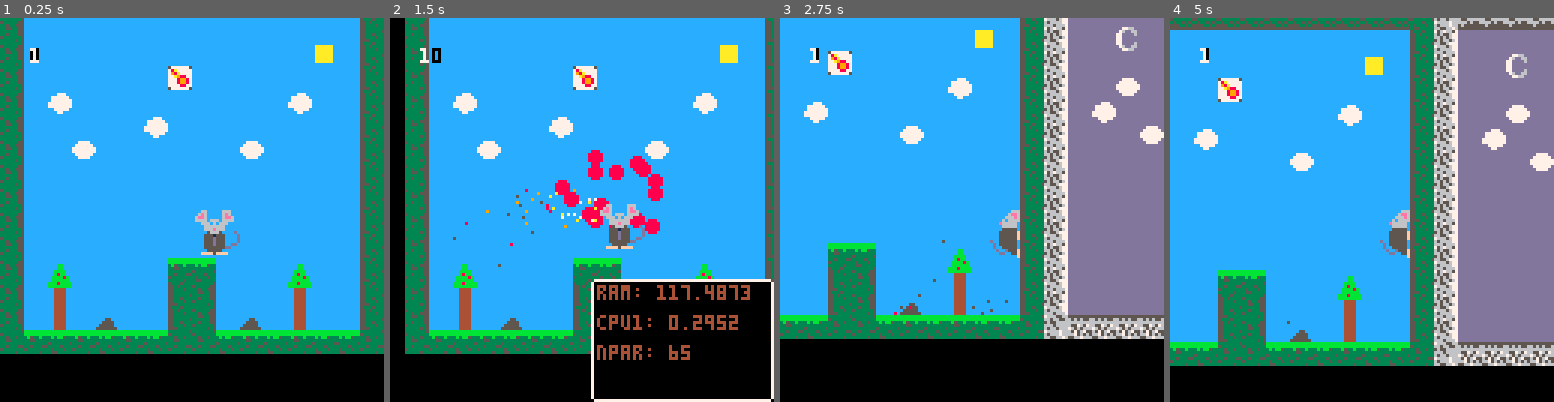
Above: before the commit, frames 1-4 (left to right).
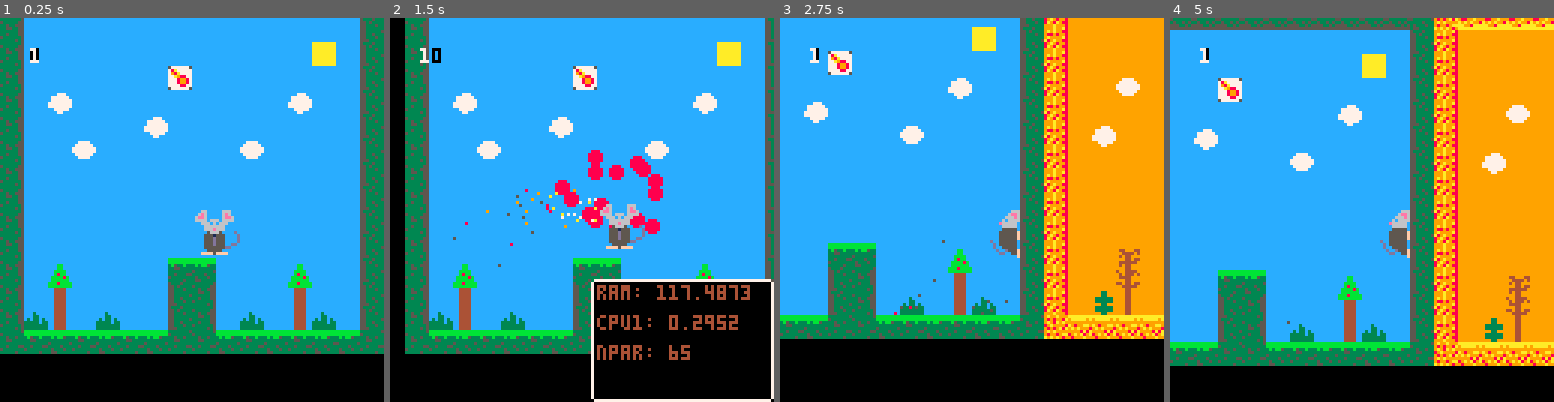
Above: after the commit, the same moments.

Repository: Theo-Fafet/ludum-dare-45
Game: PICO-8 cartridge ludum-dare-45.p8
Same seed, same stepped clock (60 frames per second), same inputs: the game is played once before the commit and once after it.
Inputs:
- Up to frame 1 (0.25 s): no input
- Up to frame 2 (1.5 s): tap X (X key) at 0.33, 1.07 s; tap O (Z key) at 0.7 s
- Up to frame 3 (2.75 s): hold Right 1.6-2.1 s; tap O (Z key) at 1.7, 2.1, 2.5 s; tap X (X key) at 1.85 s; hold Up 2.15-2.42 s; hold Right from 2.47 s (still down)
- Up to frame 4 (5 s): tap O (Z key) every 0.4 s from 2.9 to 4.9 s; tap X (X key) at 2.97, 4.08 s; release Right at 3.03 s; hold Left 3.08-3.58 s; hold Down 3.63-3.97 s; hold Right 4.02-4.68 s; hold Up from 4.73 s (still down)

The runs differ from the first frame. In frame 1, 0.9% of the frame differs, in the area x 6-88%, y 6-82%; in frame 2, 0.5%; in frame 3, 26%; in frame 4, 29%, in the area x 31-100%, y 0-91%.

Commit message:
3eme biome et modif de quelque sprites

Diff:
--- a/ludum-dare-45.p8
+++ b/ludum-dare-45.p8
@@ -758,19 +758,19 @@
 0001000100010001000100010000000000000000000000000000000000000000000100000000000000000000000000000000000000000000000000000000000001010101010000000000000000000000010101010100000000000000000000000000010000000000000000000000000000000000000000000000000000000000
 00000000c9ab017c88d7e9b66cec5a341df4b6a24521ec100000000000000000000000000000000000000000000000000000000000000000000000000000000000000000000000000000000000000000000000000000000000000000000000000000000000000000000000000000000000000000000000000000000000000000
 __map__
-516262626262626262626262626262515a6b6b6b6b6b6b6b6b6b6b6b6b6b6b5a000000000000000000000000000000000000000000000000000000000000000000000000000000000000000000000000000000000000000000000000000000000000000000000000000000000000000000000000000000000000000000000000
-544545454545454545454545454545535d47474747474747474747474747475c000000000000000000000000000000000000000000000000000000000000000000000000000000000000000000000000000000000000000000000000000000000000000000000000000000000000000000000000000000000000000000000000
-544545454545454545454545454645535d47474847474747475847474747475c000000000000000000000000000000000000000000000000000000000000000000000000000000000000000000000000000000000000000000000000000000000000000000000000000000000000000000000000000000000000000000000000
-544545454545456045454545454545535d47474747474747474747474757475c000000000000000000000000000000000000000000000000000000000000000000000000000000000000000000000000000000000000000000000000000000000000000000000000000000000000000000000000000000000000000000000000
-544556454545454545454545564545535d47475747474770474758474747475c000000000000000000000000000000000000000000000000000000000000000000000000000000000000000000000000000000000000000000000000000000000000000000000000000000000000000000000000000000000000000000000000
-544545454545564545454545454545535d47584747474747474747474747475c000000000000000000000000000000000000000000000000000000000000000000000000000000000000000000000000000000000000000000000000000000000000000000000000000000000000000000000000000000000000000000000000
-544545554545454545455545454545535d47474757474758474747474757475c000000000000000000000000000000000000000000000000000000000000000000000000000000000000000000000000000000000000000000000000000000000000000000000000000000000000000000000000000000000000000000000000
-544545454545454545454545454545535d47474747474747474747474747475c000000000000000000000000000000000000000000000000000000000000000000000000000000000000000000000000000000000000000000000000000000000000000000000000000000000000000000000000000000000000000000000000
-544545454545454545454545454545535d47474747474747474747474747475c000000000000000000000000000000000000000000000000000000000000000000000000000000000000000000000000000000000000000000000000000000000000000000000000000000000000000000000000000000000000000000000000
-544545454545454545454545454545535d47474747474747474747474747475c000000000000000000000000000000000000000000000000000000000000000000000000000000000000000000000000000000000000000000000000000000000000000000000000000000000000000000000000000000000000000000000000
-544545454545454545454545454545535d47474747474747474747474747475c000000000000000000000000000000000000000000000000000000000000000000000000000000000000000000000000000000000000000000000000000000000000000000000000000000000000000000000000000000000000000000000000
-544565454545454041454545654545535d47474747474747474747474747475c000000000000000000000000000000000000000000000000000000000000000000000000000000000000000000000000000000000000000000000000000000000000000000000000000000000000000000000000000000000000000000000000
-544575454545455354454545754545535d47474747474747474747474747475c000000000000000000000000000000000000000000000000000000000000000000000000000000000000000000000000000000000000000000000000000000000000000000000000000000000000000000000000000000000000000000000000
-544566457645455354457645664545535d47474747474b494a4747474747475c000000000000000000000000000000000000000000000000000000000000000000000000000000000000000000000000000000000000000000000000000000000000000000000000000000000000000000000000000000000000000000000000
-504041404140415050414042404142505a4b4b4b4b4b5a595a5b5b5b5b5b5b5a000000000000000000000000000000000000000000000000000000000000000000000000000000000000000000000000000000000000000000000000000000000000000000000000000000000000000000000000000000000000000000000000
+51626262626262626262626262626251797b7b7b7b7b7b7b7b7b7b7b7b7b7b7a5a6b6b6b6b6b6b6b6b6b6b6b6b6b6b5a0000000000000000000000000000000000000000000000000000000000000000000000000000000000000000000000000000000000000000000000000000000000000000000000000000000000000000
+544545454545454545454545454545537d61616161616161616161616161617c5d47474747474747474747474747475c0000000000000000000000000000000000000000000000000000000000000000000000000000000000000000000000000000000000000000000000000000000000000000000000000000000000000000
+544545454545454545454545454645537d61616161616161616161616161617c5d47474847474747475847474747475c0000000000000000000000000000000000000000000000000000000000000000000000000000000000000000000000000000000000000000000000000000000000000000000000000000000000000000
+544545454545456045454545454545537d61616161617161617261616171617c5d47474747474747474747474757475c0000000000000000000000000000000000000000000000000000000000000000000000000000000000000000000000000000000000000000000000000000000000000000000000000000000000000000
+544556454545454545454545564545537d61617161616161706161616161617c5d47475747604747474770474747475c0000000000000000000000000000000000000000000000000000000000000000000000000000000000000000000000000000000000000000000000000000000000000000000000000000000000000000
+544545454545564545454545454545537d61616161726161616161716161617c5d47584747474747474747474747475c0000000000000000000000000000000000000000000000000000000000000000000000000000000000000000000000000000000000000000000000000000000000000000000000000000000000000000
+544545554545454545455545454545537d61726161616171616161616172617c5d47474757474758474747474757475c0000000000000000000000000000000000000000000000000000000000000000000000000000000000000000000000000000000000000000000000000000000000000000000000000000000000000000
+544545454545454545454545454545537d61616161616161616161616161617c5d47474747474747474747474747475c0000000000000000000000000000000000000000000000000000000000000000000000000000000000000000000000000000000000000000000000000000000000000000000000000000000000000000
+544545454545454545454545454545537d61616161616161616161614661617c5d47474747474747474747474747475c0000000000000000000000000000000000000000000000000000000000000000000000000000000000000000000000000000000000000000000000000000000000000000000000000000000000000000
+544545454545454545454545454545537d61616161616161616161616161617c5d47474747474747474747474747475c0000000000000000000000000000000000000000000000000000000000000000000000000000000000000000000000000000000000000000000000000000000000000000000000000000000000000000
+544545454545454545454545454545537d61616161616161616161616161617c5d47474747474747474747474747475c0000000000000000000000000000000000000000000000000000000000000000000000000000000000000000000000000000000000000000000000000000000000000000000000000000000000000000
+544565454545454041454545654545537d61616361616161616161616361617c5d47476747474747474747476747475c0000000000000000000000000000000000000000000000000000000000000000000000000000000000000000000000000000000000000000000000000000000000000000000000000000000000000000
+544575454545455354454545754545537d6161736161616a6a6161617361617c5d47477747474747474747477747475c0000000000000000000000000000000000000000000000000000000000000000000000000000000000000000000000000000000000000000000000000000000000000000000000000000000000000000
+547666457645455354457645667645537d61746461746a7a7a6a74616474617c5d47786847474b494a4778476878475c0000000000000000000000000000000000000000000000000000000000000000000000000000000000000000000000000000000000000000000000000000000000000000000000000000000000000000
+504041404140415050414042404142507969696969697a7a7a6a6a6a6a6a6a7a5a4b4b4b4b4b5a595a5b5b5b5b5b5b5a0000000000000000000000000000000000000000000000000000000000000000000000000000000000000000000000000000000000000000000000000000000000000000000000000000000000000000
 2424242424242424242424242424242424242400000000000000000000000000000000000000000000000000000000000000000000000000000000000000000000000000000000000000000000000000000000000000000000000000000000000000000000000000000000000000000000000000000000000000000000000000
Not shown, changed: 24 lines of the sprite sheet (__gfx__) section of ludum-dare-45.p8
